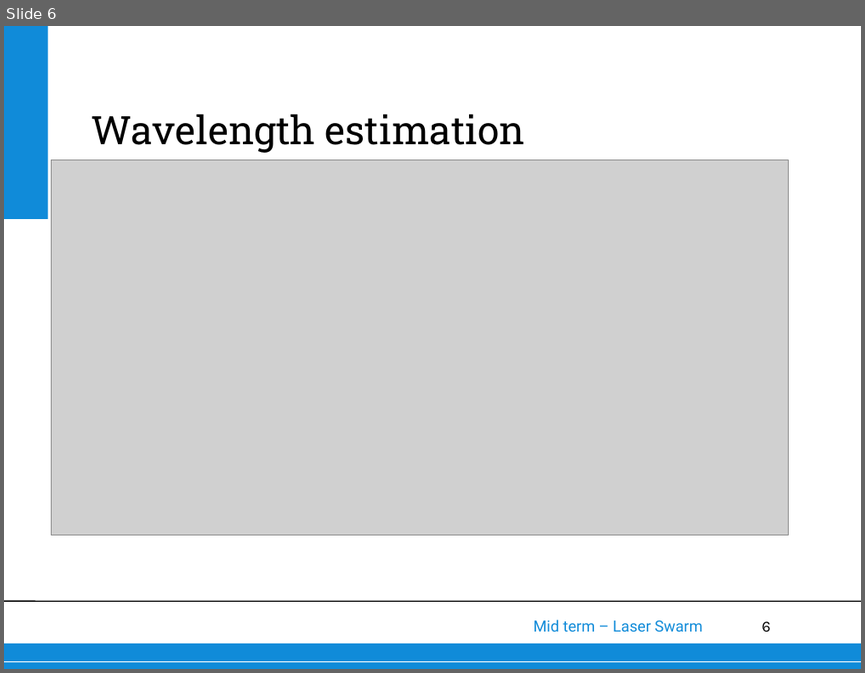
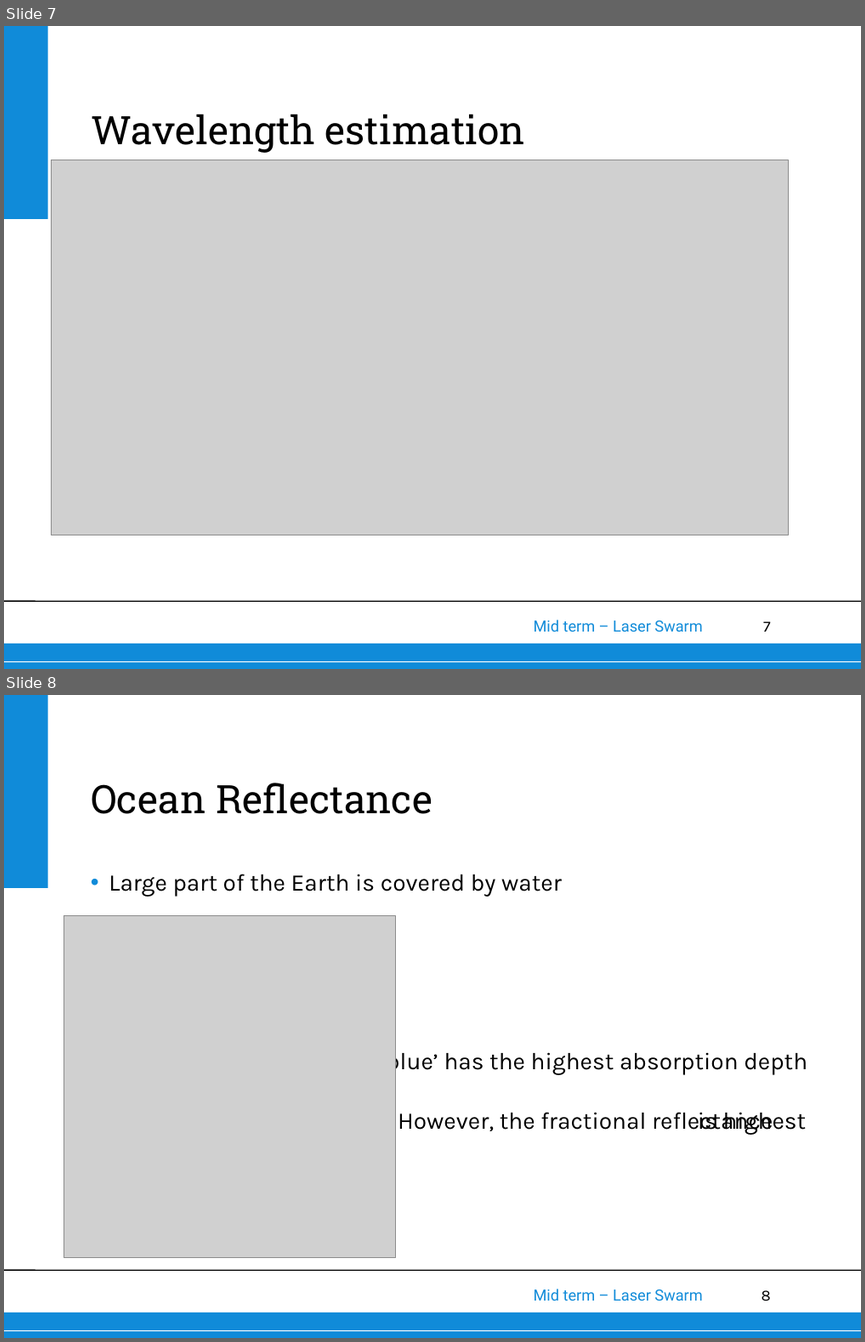
Before and after one commit to thewisenerd/laser-swarm, a slide deck: midTermPresentation/subsections/OS.ppt. Shown one above the other, each under a label of ours: slide 6 before the commit, slides 7 and 8 after it. The pictures are 865x673 and 865x1342 pixels, drawn with LibreOffice and Linux fonts; fonts in the diff are those of the drawing; grey boxes stand for pictures; background and template pictures are left out. Boxes give left, top, right and bottom in pixels: in the first picture for what was removed or moved away, otherwise in the second. Text is boxed around its words. In the diff, an @@ line names an element or a change of style, - is before the commit and + after.

```diff
--- a/midTermPresentation/subsections/OS.ppt
+++ b/midTermPresentation/subsections/OS.ppt
@@ slide 8 added at [4,695,861,1338], background #FFFFFF; not listed: 6 template elements that a slide beside it also shows @@
@@ title added at [91,783,432,814], 33 pt, text #000000 @@
+Ocean Reflectance
@@ text added at [109,873,807,1134], 20 pt, text #000000 @@
+• Large part of the Earth is covered by water
+        ‘blue’ has the highest absorption depth
+        However, the fractional reflectance is highest
@@ picture added at [64,916,395,1257] @@
@@ what was slide 6 is now slide 7 @@
@@ page number at [763,621,771,631]: text changed @@
-6
+7
```
Also in this commit, not shown: 2 slides changed, 6 other slides added.
